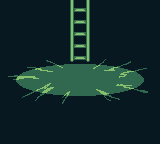
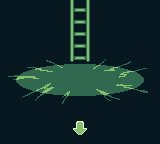
Layered file, before and after one edit (160×144). Changes by layer:
added layer "Arrows" above "Ladder" over [73, 121, 87, 135]
